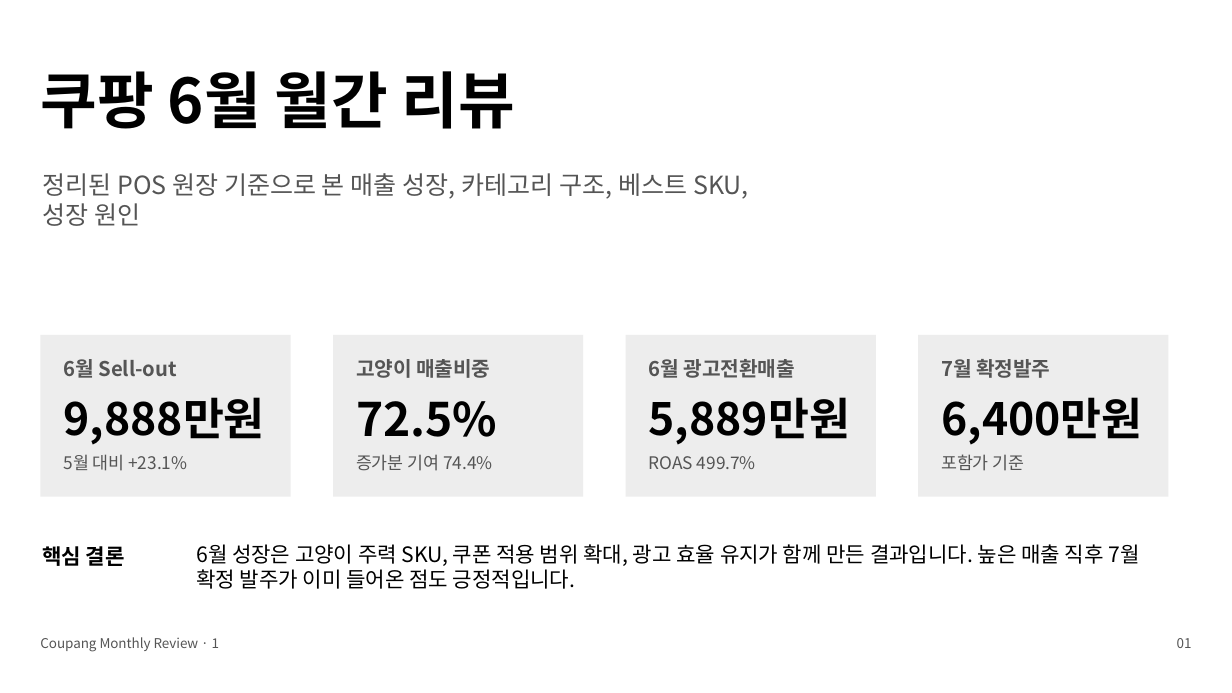
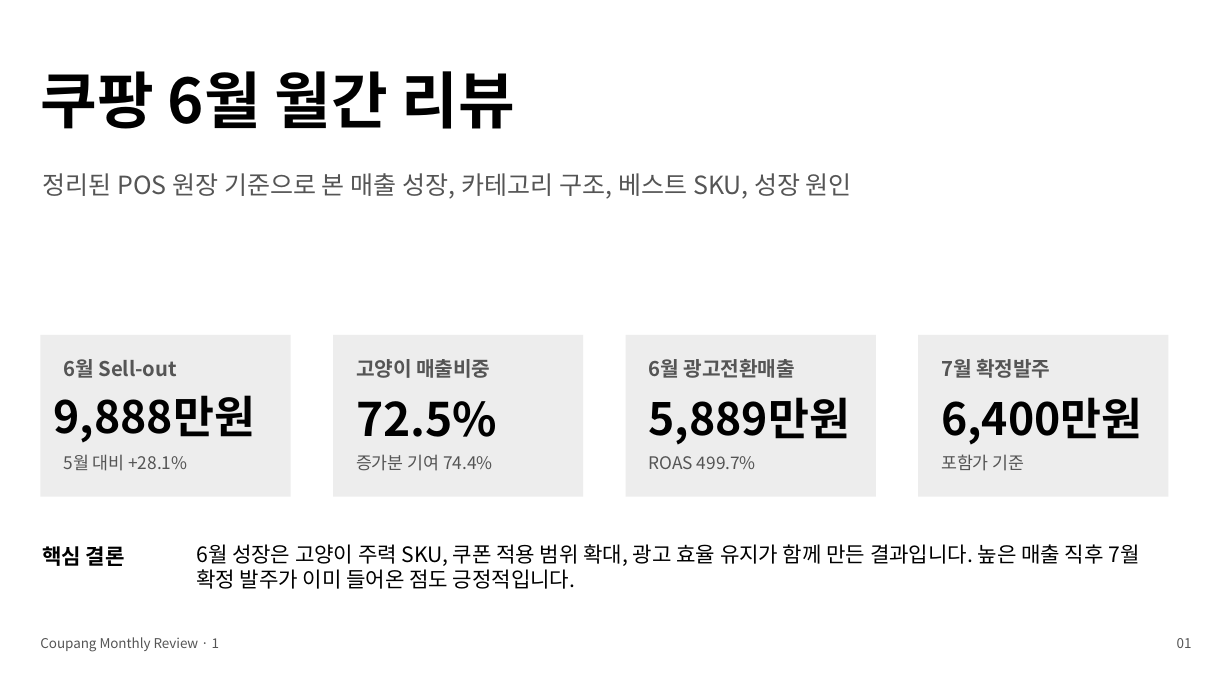
Before and after one commit to dlsgh87-spec/new-project, a slide deck: slide 1 of outputs/coupang_monthly_review_2026_06.pptx. Drawn at 1232x693 pixels with LibreOffice and Linux fonts; fonts in the diff are those of the drawing. Boxes give left, top, right and bottom in pixels: in the first picture for what was removed or moved away, otherwise in the second. Text is boxed around its words. In the diff, an @@ line names an element or a change of style, - is before the commit and + after.

```diff
--- a/outputs/coupang_monthly_review_2026_06.pptx
+++ b/outputs/coupang_monthly_review_2026_06.pptx
@@ text "정리된 POS 원장 기준으로 본 ..." rewrapped from bbox=[42, 173, 748, 226] to bbox=[42, 173, 852, 199] @@
@@ text "9,888만원": place and size @@
-text "9,888만원" at bbox=[64, 397, 265, 445]
+text "9,888만원" at bbox=[54, 395, 255, 443]
@@ text at bbox=[64, 454, 187, 471]: text changed @@
-5월 대비 +23.1%
+5월 대비 +28.1%
```
Also in this commit, not shown: 3 other slides changed, 1 slide added, 2 slides removed.
